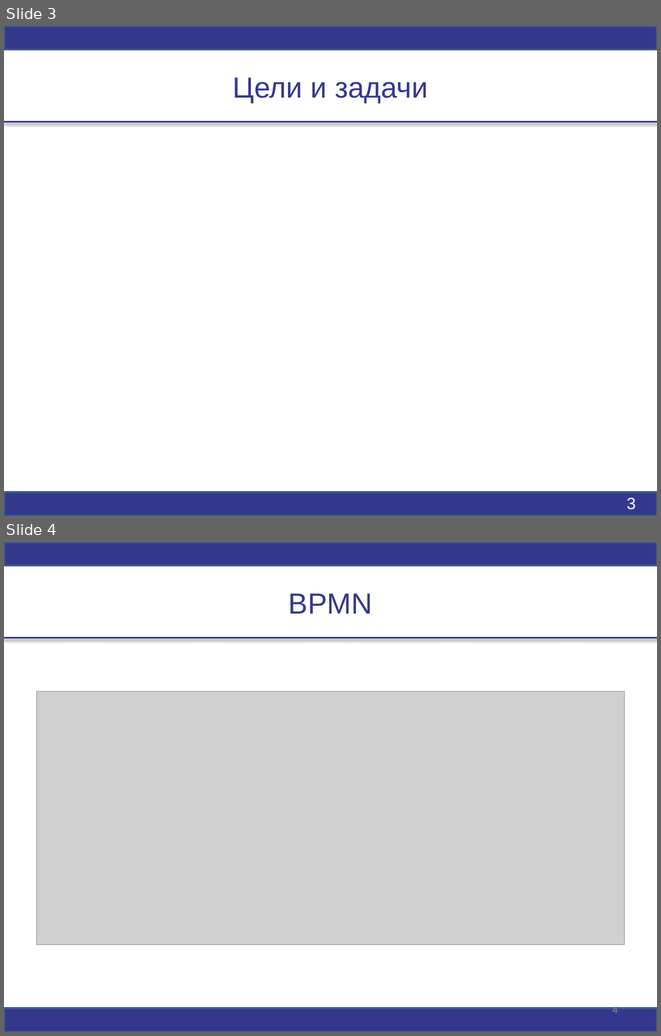
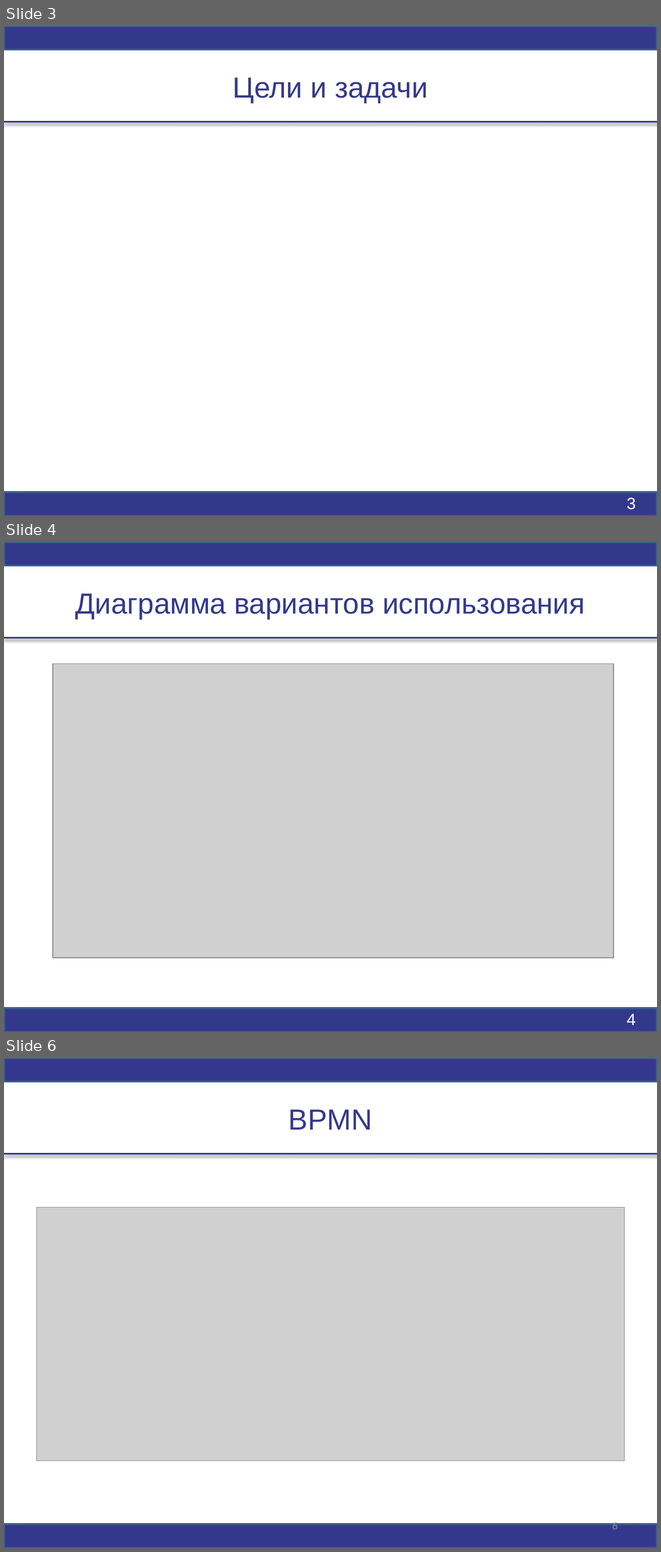
Before and after one commit to janelovesprogramming/EnergyThermo, a slide deck: Диплом/Диплом.pptx. Shown one above the other, each under a label of ours: slides 3 and 4 before the commit, slides 3, 4 and 6 after it; the slides between them are not shown. The pictures are 661x1036 and 661x1552 pixels, drawn with LibreOffice and Linux fonts; fonts in the diff are those of the drawing; grey boxes stand for pictures. Boxes give left, top, right and bottom in pixels: in the first picture for what was removed or moved away, otherwise in the second. Text is boxed around its words. In the diff, an @@ line names an element or a change of style, - is before the commit and + after.

```diff
--- a/Диплом/Диплом.pptx
+++ b/Диплом/Диплом.pptx
@@ slide 4 added at bbox=[4, 542, 657, 1032], background #FFFFFF @@
@@ rectangle added at bbox=[4, 542, 657, 565], fill #34388D, outline #3A5F8C 2 pt @@
@@ title added at bbox=[76, 593, 585, 619], 32 pt, text #34388D @@
+Диаграмма вариантов использования
@@ line added from (4, 638) to (657, 638), #34388D 2 pt @@
@@ picture added at bbox=[53, 663, 614, 958] @@
@@ rectangle added at bbox=[4, 1008, 657, 1032], fill #34388D, outline #3A5F8C 2 pt @@
@@ page number added at bbox=[627, 1014, 636, 1025], 18 pt, text #FFFFFF @@
+4
@@ what was slide 4 is now slide 6 @@
@@ page number at bbox=[612, 1520, 618, 1529]: text changed @@
-4
+6
```
Also in this commit, not shown: 1 other slide added, 33 other files.
